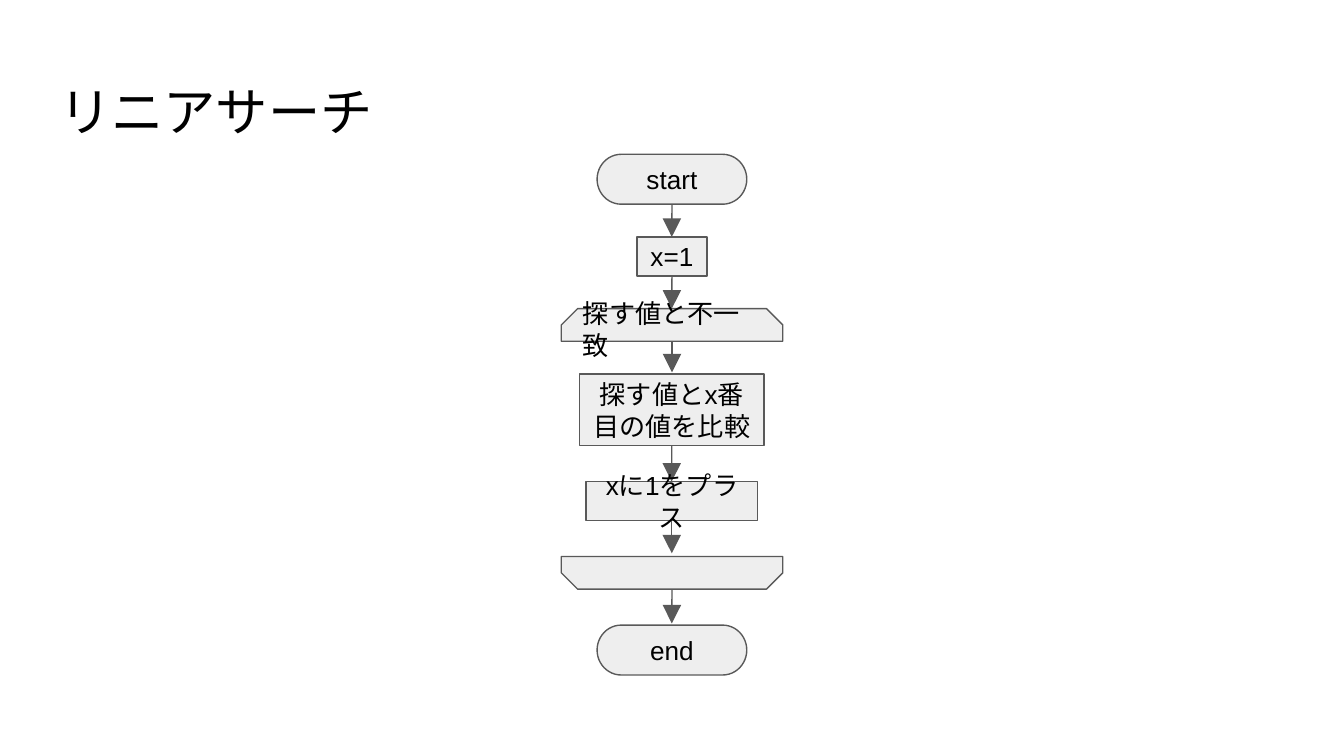
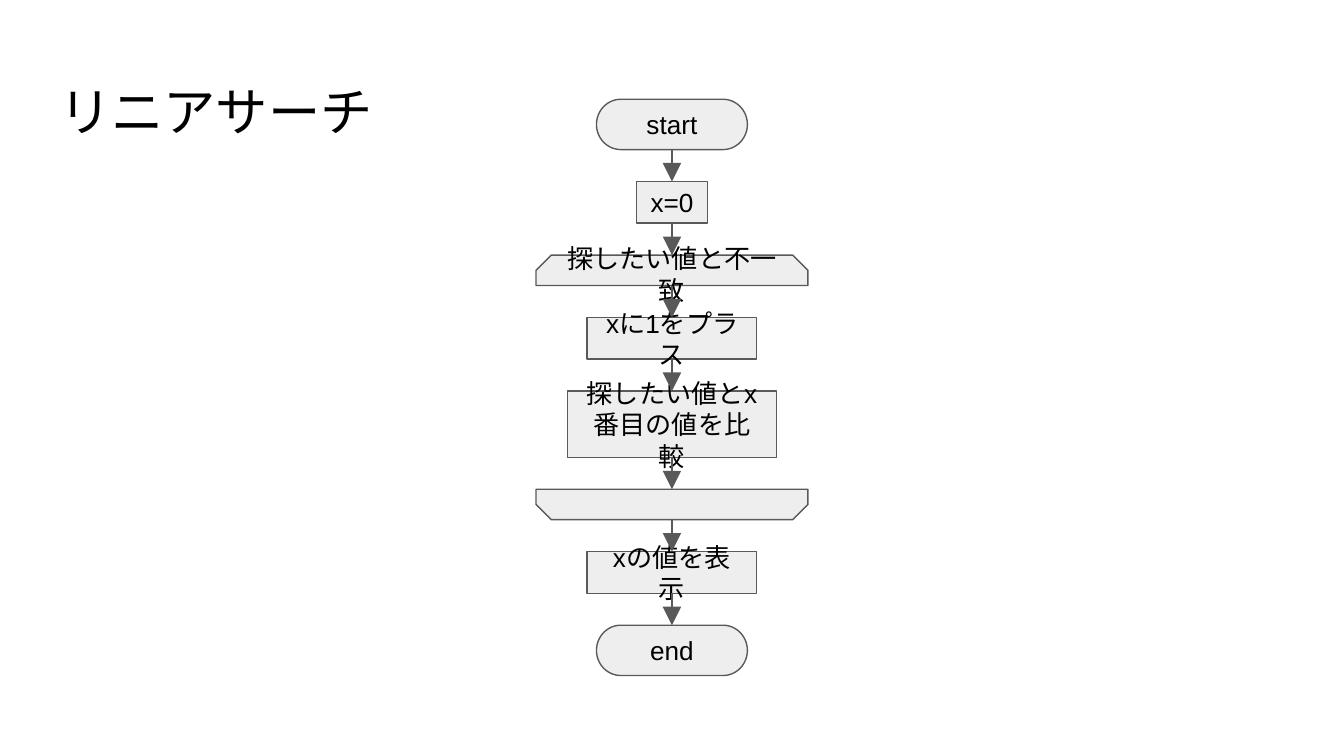
Before and after one commit to ryosuke89/Challenge, a slide deck: slide 14 of challenge_0/flowchart.pptx. Drawn at 1344x756 pixels with LibreOffice and Linux fonts; fonts in the diff are those of the drawing. Boxes give left, top, right and bottom in pixels: in the first picture for what was removed or moved away, otherwise in the second. Text is boxed around its words. In the diff, an @@ line names an element or a change of style, - is before the commit and + after.

Commit message:
flowchart.pptxを修正しました。

```diff
--- a/challenge_0/flowchart.pptx
+++ b/challenge_0/flowchart.pptx
@@ pill shape "start" moved from (x1=597, y1=155, x2=746, y2=204) to (x1=597, y1=99, x2=747, y2=149) @@
@@ arrow added from (672, 149) to (672, 181), #595959 0.75 pt @@
@@ rectangle "x=0" moved from (x1=637, y1=237, x2=707, y2=276) to (x1=637, y1=181, x2=708, y2=223) @@
@@ text in rectangle at (x1=651, y1=193, x2=694, y2=213): text changed @@
-x=1
+x=0
@@ arrow moved from (672, 204) - (672, 237) to (672, 223) - (672, 255) @@
@@ snip same rect "探したい値と不一致" resized from (x1=562, y1=309, x2=784, y2=341) to (x1=536, y1=255, x2=808, y2=286) @@
@@ text in snip same rect at (x1=567, y1=242, x2=776, y2=307): text changed @@
-探す値と不一致
+探したい値と不一致
@@ arrow moved from (672, 276) - (672, 309) to (672, 285) - (672, 317) @@
@@ rectangle "xに1をプラス" moved from (x1=586, y1=481, x2=758, y2=520) to (x1=587, y1=317, x2=757, y2=359) @@
@@ arrow moved from (672, 341) - (672, 372) to (672, 359) - (672, 391) @@
@@ rectangle "探したい値とx番目の値を比較" resized from (x1=579, y1=374, x2=763, y2=445) to (x1=567, y1=391, x2=777, y2=457) @@
@@ text in rectangle at (x1=587, y1=376, x2=757, y2=405): text changed @@
-探す値とx番目の値を比較
+探したい値とx番目の値を比較
@@ arrow moved from (672, 446) - (672, 481) to (672, 457) - (672, 489) @@
@@ snip same rect resized from (x1=562, y1=556, x2=784, y2=589) to (x1=536, y1=489, x2=808, y2=520) @@
@@ rectangle added at (x1=587, y1=551, x2=757, y2=593), fill #EEEEEE, outline #595959 0.75 pt, 14 pt, text #000000 @@
+xの値を表示
@@ arrow moved from (672, 589) - (672, 624) to (672, 593) - (672, 625) @@
```
Also in this commit, not shown: 6 other slides changed.
